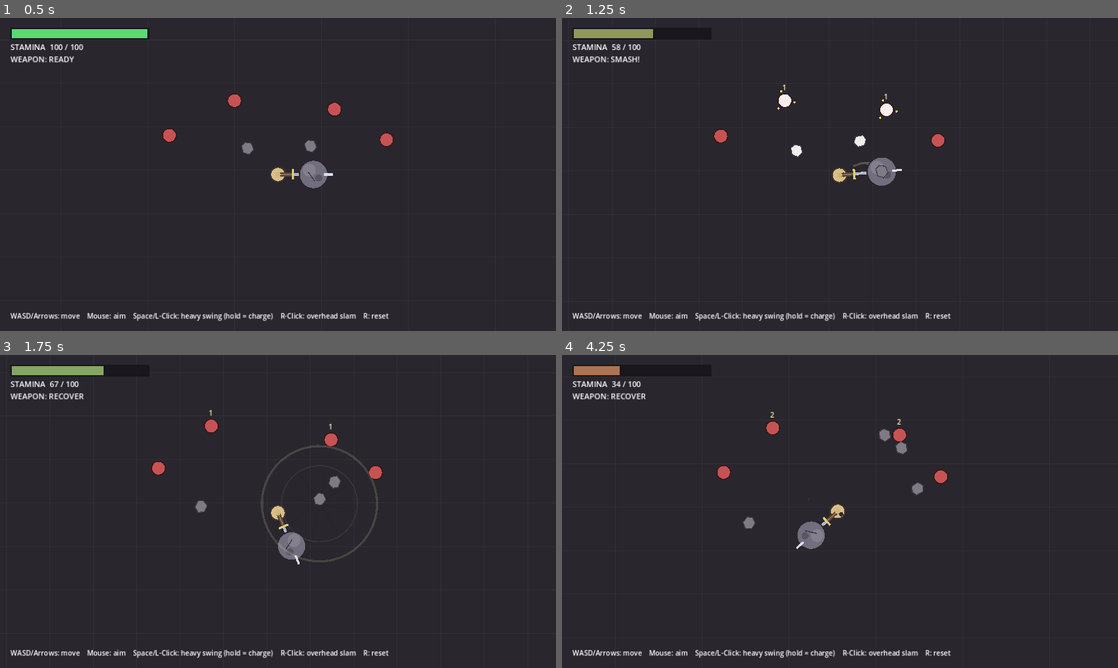
Above: before the commit, frames 1-4 (two rows, left to right).
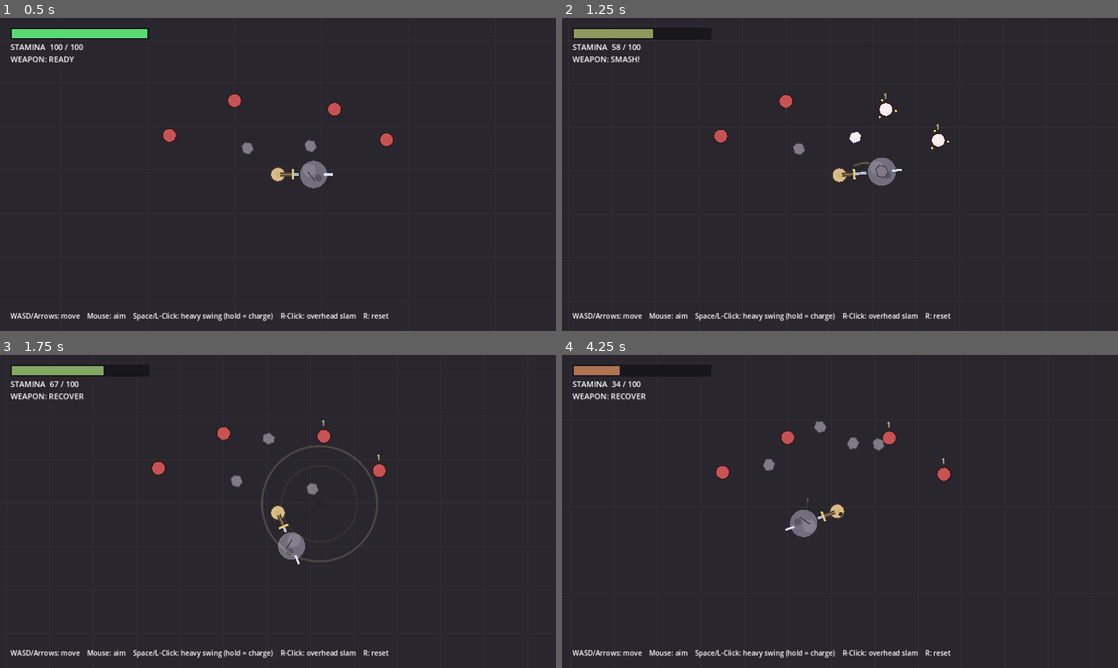
Above: after the commit, the same moments.

Repository: DD-Ching/arthur-stone-weapon-system
Game: Godot game, scene res://scenes/Arena.tscn
Same seed, same stepped clock (60 frames per second), same inputs: the game is played once before the commit and once after it.
Inputs (mouse positions are in pixels of both pictures, inside the frame that each line leads up to):
- Up to frame 1 (0.5 s): no input
- Up to frame 2 (1.25 s): tap Enter at 0.5 s; move the mouse to (962, 158) at 0.52 s; hold D (move_right) from 0.53 s (still down); right-click (962, 158) at 0.6 s
- Up to frame 3 (1.75 s): move the mouse to (166, 527) at 1.27 s; release D (move_right) at 1.28 s; hold S (move_down) from 1.28 s (still down); tap Space (attack) at 1.35 s; right-click (166, 527) at 1.55 s
- Up to frame 4 (4.25 s): move the mouse to (895, 442) at 2.02 s; release S (move_down) at 2.03 s; hold D (move_right) 2.03-2.78 s; right-click (895, 442) at 2.1 s; move the mouse to (812, 574) at 2.77 s; hold W (move_up) 2.78-3.53 s; right-click (812, 574) at 2.85 s; move the mouse to (1006, 558) at 3.52 s; hold A (move_left) from 3.53 s (still down); tap Space (attack) at 3.6 s; right-click (1006, 558) at 3.8 s

Frame 1 is identical in both runs. In frame 2, 0.4% of the frame differs, in the area x 38-70%, y 21-48%; in frame 3, 0.8%; in frame 4, 1.4%, in the area x 27-70%, y 18-62%.

Commit message:
fix: slam shockwave detonates at the impact point (adversarial review)
add_child() runs Shockwave._ready() synchronously, before the spawner sets global_position, so the radial impulse was being measured from the world origin instead of the impact point — wrong falloff centre and wrong knockback directions in the real arena (Arthur is never at origin). Moved the impulse out of _ready() into detonate(), called after positioning.

Also: pass real delta into the slam raise/recover smoothing (was a hardcoded 0.016); run the behaviour test in CI; and harden the behaviour test to spawn Arthur OFF the world origin so it now fails if the shockwave ever regresses to origin-relative (slam_knock 135.6 vs ~0).

Co-Authored-By: Claude Opus 4.8 (1M context) <noreply@anthropic.com>

Diff:
--- a/scripts/Shockwave.gd
+++ b/scripts/Shockwave.gd
@@ -14,6 +14,11 @@
 
 func _ready() -> void:
 	add_to_group("shockwave")
+
+## Call this AFTER setting global_position. Kept out of _ready() on purpose:
+## add_child() runs _ready() synchronously, before the spawner can position us,
+## so computing the radial impulse there would measure from the wrong origin.
+func detonate() -> void:
 	for group in ["targets", "props"]:
 		for body in get_tree().get_nodes_in_group(group):
 			if not is_instance_valid(body):
--- a/scripts/StoneWeapon.gd
+++ b/scripts/StoneWeapon.gd
@@ -141,13 +141,13 @@
 		State.RECOVERY:
 			_process_recovery()
 		State.SLAM_RAISE:
-			_process_slam_raise()
+			_process_slam_raise(delta)
 		State.SLAM_HOLD:
 			_process_slam_hold()
 		State.SLAM_DROP:
 			_process_slam_drop()
 		State.SLAM_RECOVER:
-			_process_slam_recover()
+			_process_slam_recover(delta)
 
 	rotation = aim_angle + _swing_offset
 	# Drive the hit Area2D and the passive stone body to the visible head.
@@ -222,12 +222,12 @@
 
 # --- slam states ------------------------------------------------------------
 
-func _process_slam_raise() -> void:
+func _process_slam_raise(delta: float) -> void:
 	var t := clampf(_state_time / slam_raise_time, 0.0, 1.0)
 	# Drag back and heave the stone up over Arthur's head (top-down: it grows).
 	_head_dist = lerpf(arm_length, slam_pull, t)
 	_lift = ease_out(t)
-	_swing_offset = lerpf(_swing_offset, -0.5, clampf(6.0 * 0.016, 0.0, 1.0))
+	_swing_offset = lerpf(_swing_offset, -0.5, clampf(6.0 * delta, 0.0, 1.0))
 	if t >= 1.0:
 		_change_state(State.SLAM_HOLD)
 
@@ -248,10 +248,10 @@
 	if t >= 1.0:
 		_change_state(State.SLAM_RECOVER)
 
-func _process_slam_recover() -> void:
+func _process_slam_recover(delta: float) -> void:
 	var t := clampf(_state_time / slam_recover_time, 0.0, 1.0)
 	_head_dist = lerpf(slam_reach, arm_length, ease_out(t))
-	_lift = lerpf(_lift, 0.0, clampf(8.0 * 0.016, 0.0, 1.0))
+	_lift = lerpf(_lift, 0.0, clampf(8.0 * delta, 0.0, 1.0))
 	if t >= 1.0:
 		_change_state(State.READY)
 
@@ -261,6 +261,7 @@
 	var wave = SHOCKWAVE.instantiate()   # untyped: it's a Node2D, set its world position
 	scene.add_child(wave)
 	wave.global_position = point
+	wave.detonate()                      # impulse AFTER positioning (see Shockwave.detonate)
 	# Leave a chunk of debris the player can then launch with a normal swing.
 	var rock = ROCK.instantiate()
 	scene.add_child(rock)
--- a/tests/behavior_test.gd
+++ b/tests/behavior_test.gd
@@ -20,15 +20,23 @@
 var _shock_seen := false
 
 func _ready() -> void:
+	# Deliberately OFF the world origin: if the slam shockwave ever computes its
+	# radial impulse from (0,0) instead of the impact point, the slam dummy (far
+	# from origin) won't be knocked and this test fails — guarding that regression.
+	var base := Vector2(400, 200)
 	arthur = load("res://scenes/Arthur.tscn").instantiate()
 	add_child(arthur)
-	arthur.global_position = Vector2.ZERO
+	arthur.global_position = base
 	dummy_passive = load("res://scenes/TargetDummy.tscn").instantiate()
 	add_child(dummy_passive)
-	dummy_passive.global_position = Vector2(92, 0)   # overlapping the resting stone
+	dummy_passive.global_position = base + Vector2(92, 0)   # overlapping the resting stone
 	dummy_slam = load("res://scenes/TargetDummy.tscn").instantiate()
 	add_child(dummy_slam)
-	dummy_slam.global_position = Vector2(150, 0)      # near the slam point, clear of the stone
+	dummy_slam.global_position = base + Vector2(150, 0)     # near the slam point, clear of the stone
+	# Stop Arthur from re-aiming at the (headless) mouse each frame; the weapon
+	# node processes independently, so we drive aim + slam directly and keep it
+	# pointing +X. (try_spend_stamina is a plain method call, unaffected.)
+	arthur.set_physics_process(false)
 	arthur.weapon.set_aim_target(0.0)
 	# Record baselines NOW, before the first physics step ejects the overlapping dummy.
 	_passive_start = dummy_passive.global_position
Not shown, changed: .github/workflows/validate.yml
